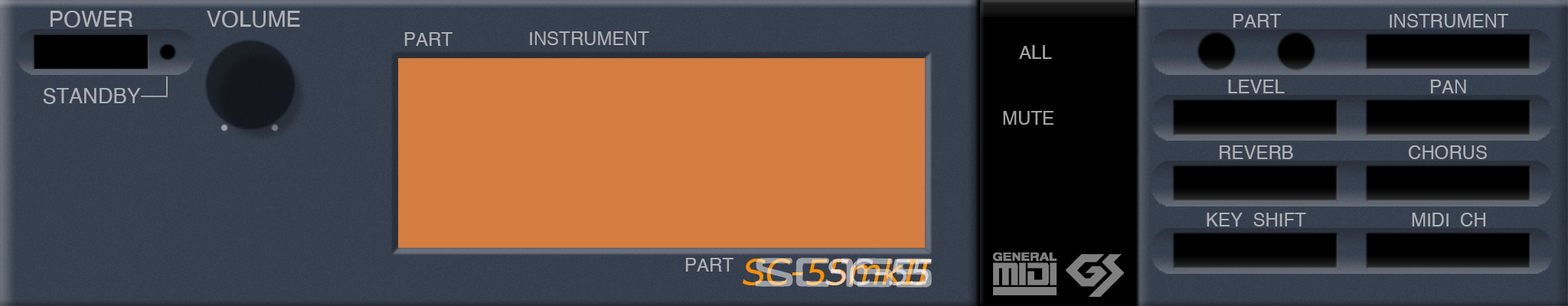
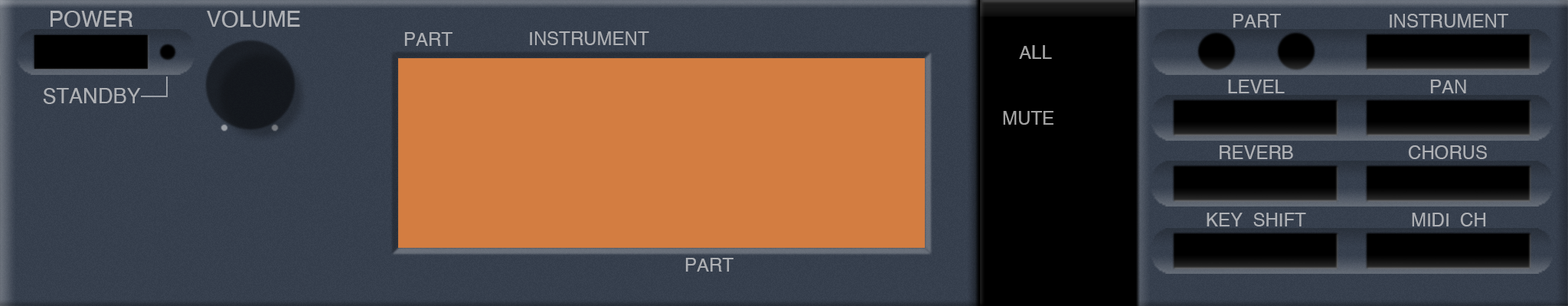
Layered file, before and after one edit (w=1568, h=306). Changes by layer:
hid "GM" over [993, 252, 1057, 296]
hid "GS", moved it above "PART" over [1065, 254, 1124, 298]
hid "SC-155" over [754, 258, 932, 288]
hid "SC-55" over [825, 258, 932, 286]
hid "SC-55mkII" over [742, 258, 932, 286]